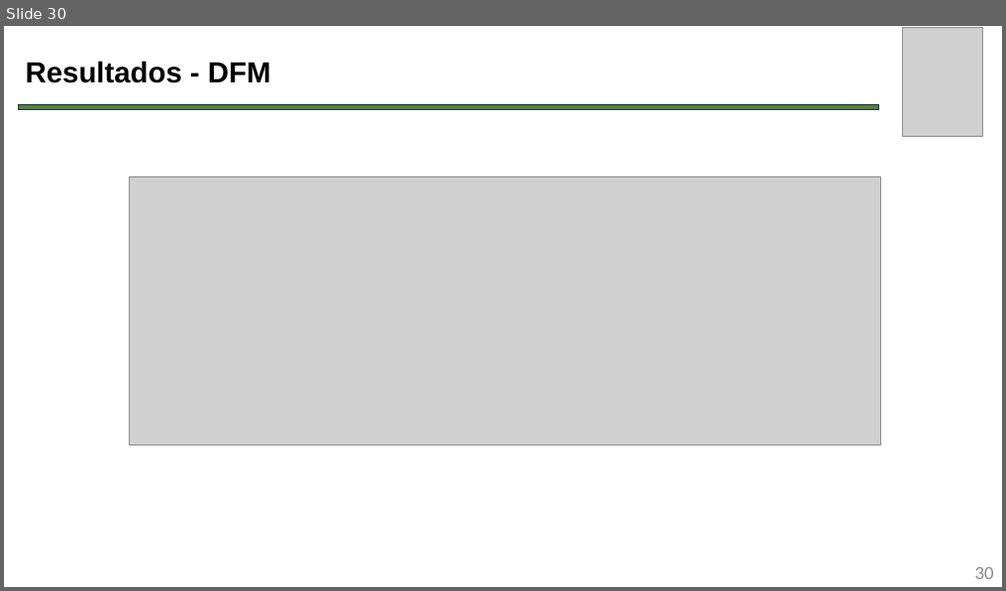
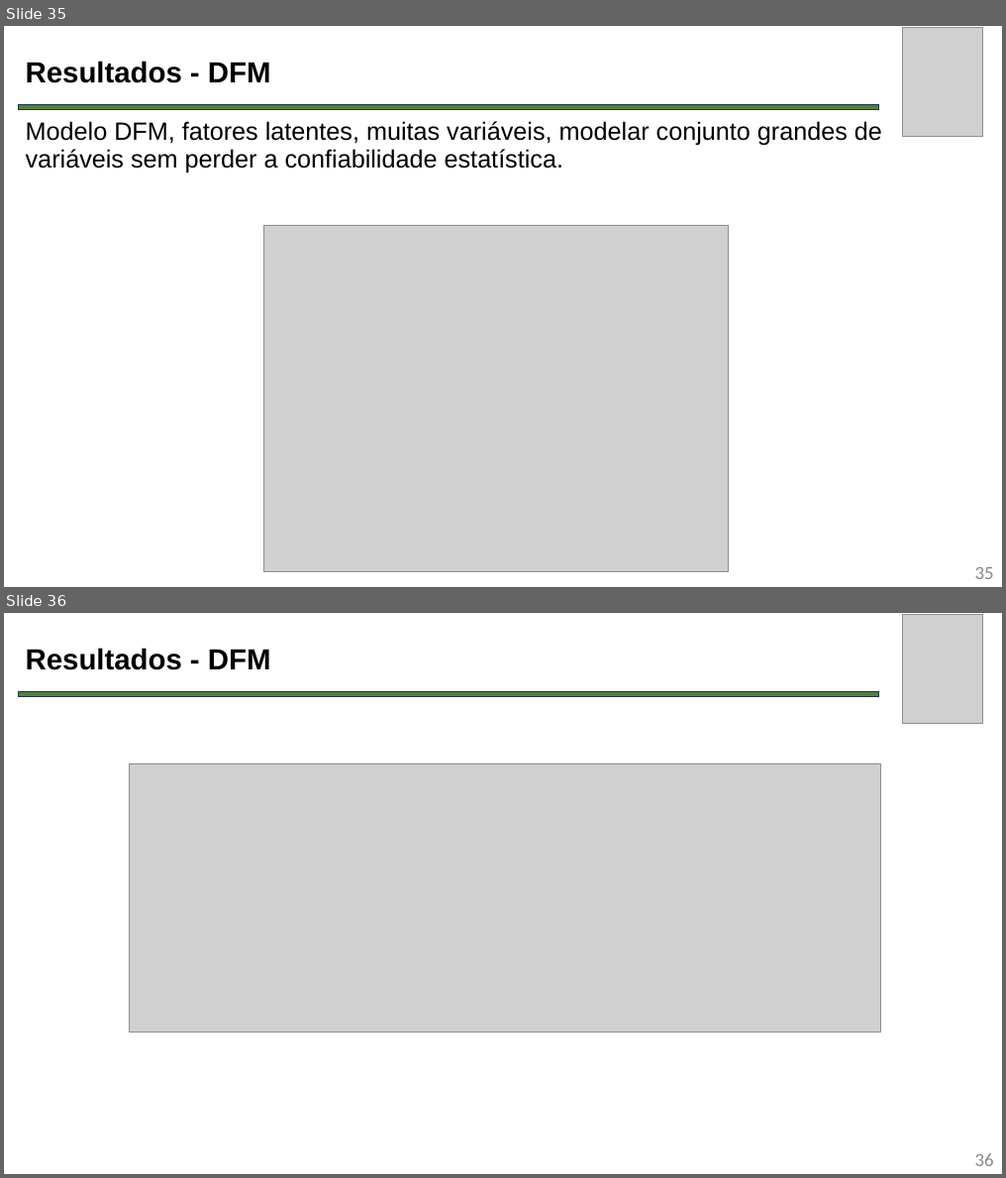
Before and after one commit to leonilso/TCC-UFFS-IA-PIB, a slide deck: Apresentação.pptx. Shown one above the other, each under a label of ours: slide 30 before the commit, slides 35 and 36 after it. The pictures are 1006x591 and 1006x1178 pixels, drawn with LibreOffice and Linux fonts; fonts in the diff are those of the drawing; grey boxes stand for pictures. Boxes give left, top, right and bottom in pixels: in the first picture for what was removed or moved away, otherwise in the second. Text is boxed around its words. In the diff, an @@ line names an element or a change of style, - is before the commit and + after.

```diff
--- a/Apresentação.pptx
+++ b/Apresentação.pptx
@@ slide 35 added at [4, 26, 1002, 587], background #FFFFFF @@
@@ picture added at [903, 28, 983, 136] @@
@@ title added at [26, 61, 271, 83], 28 pt, text #000000, bold @@
+Resultados - DFM
@@ rectangle added at [18, 104, 879, 110], fill #548135, outline #1C3052 1 pt @@
@@ text added at [26, 121, 882, 173], 24 pt, text #000000 @@
+Modelo DFM, fatores latentes, muitas variáveis, modelar conjunto grandes de variáveis sem perder a confiabilidade estatística.
@@ picture added at [263, 225, 729, 572] @@
@@ page number added at [975, 568, 994, 579], 18 pt, text #888888 @@
+35
@@ what was slide 30 is now slide 36 @@
@@ page number at [975, 1154, 994, 1166]: text changed @@
-30
+36
```
Also in this commit, not shown: 3 slides changed, 6 other slides added, 15 other files.
